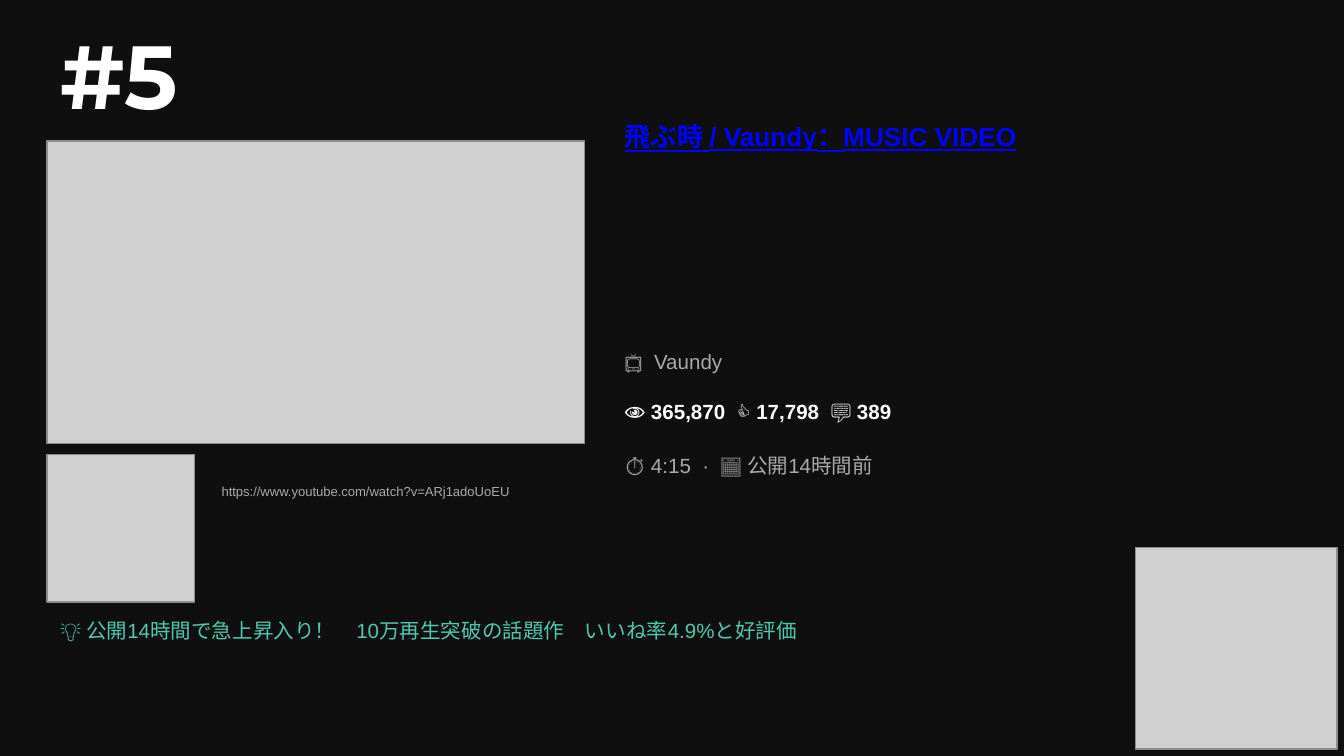
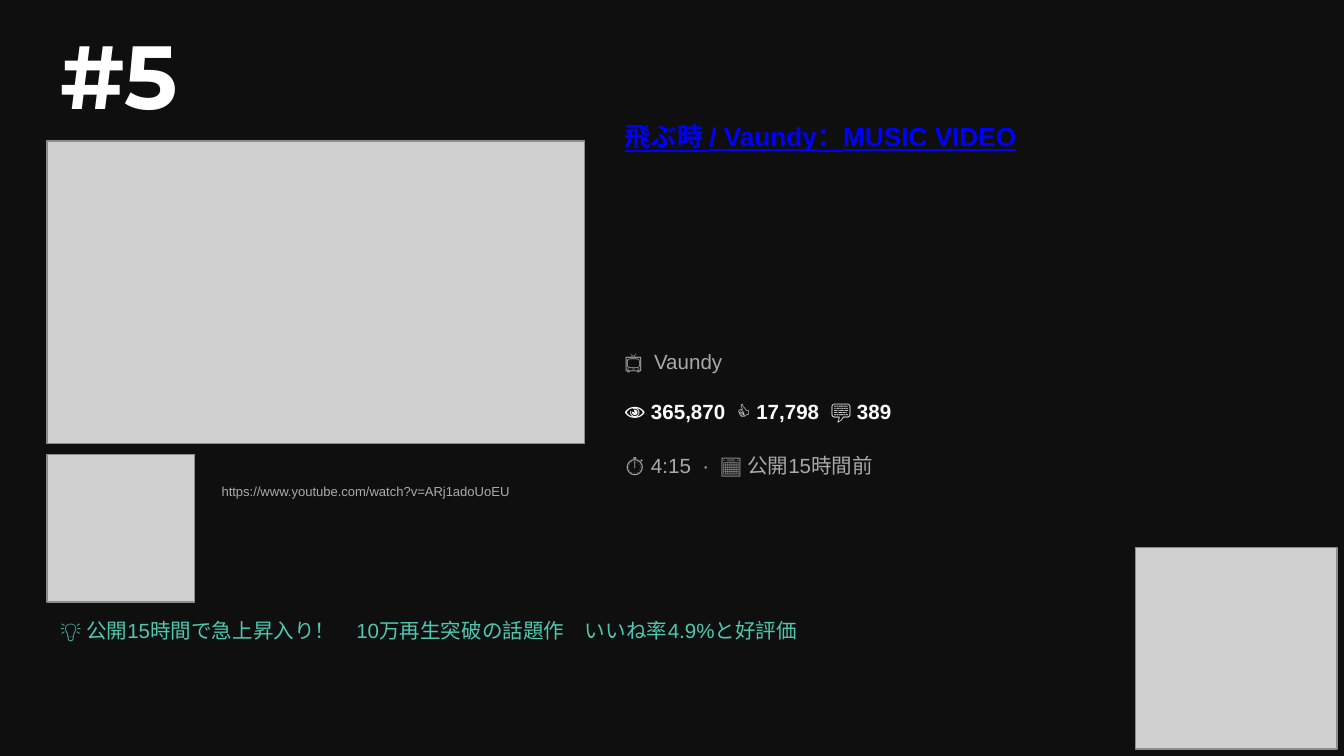
Before and after one commit to asaneasaburo0910-hub/youtube-crawler, a slide deck: slide 7 of youtube_ranking_20260531.pptx. Drawn at 1344x756 pixels with LibreOffice and Linux fonts; fonts in the diff are those of the drawing; grey boxes stand for pictures. Boxes give left, top, right and bottom in pixels: in the first picture for what was removed or moved away, otherwise in the second. Text is boxed around its words. In the diff, an @@ line names an element or a change of style, - is before the commit and + after.

```diff
--- a/youtube_ranking_20260531.pptx
+++ b/youtube_ranking_20260531.pptx
@@ text at <box>651,456,873,475</box>: text changed @@
-⏱ 4:15 · 📅 公開14時間前
+⏱ 4:15 · 📅 公開15時間前
@@ text at <box>86,621,797,640</box>: text changed @@
-💡 公開14時間で急上昇入り！ 10万再生突破の話題作 いいね率4.9%と好評価
+💡 公開15時間で急上昇入り！ 10万再生突破の話題作 いいね率4.9%と好評価
```
Also in this commit, not shown: 7 other slides changed, 1 other file.
